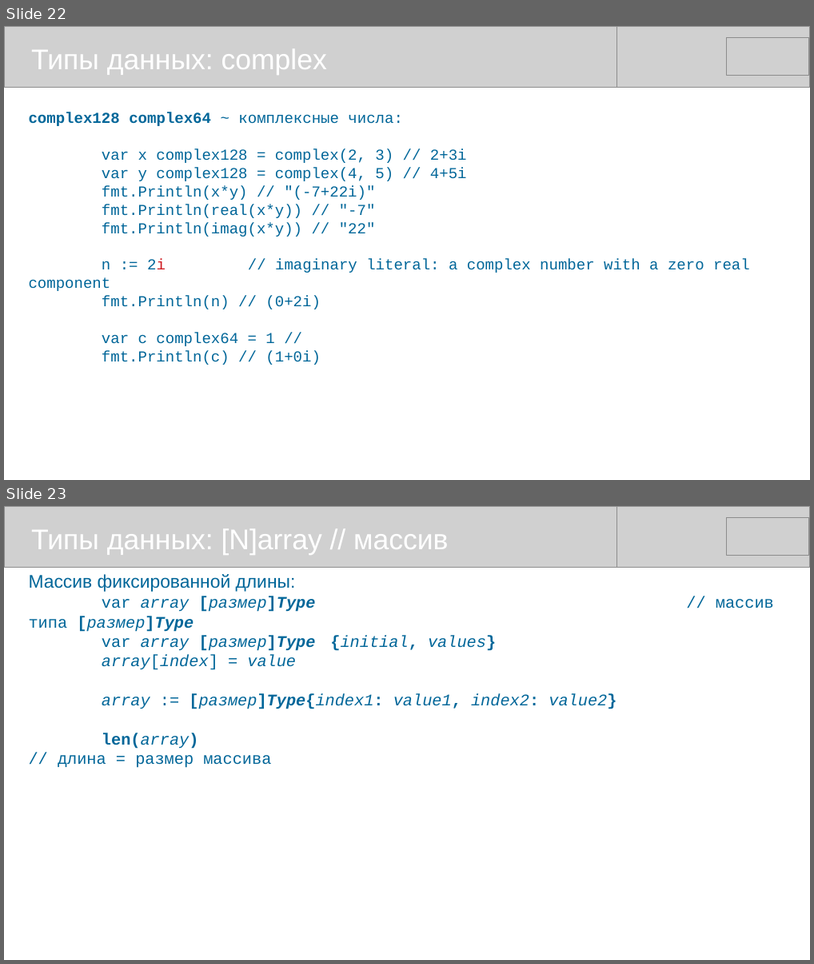
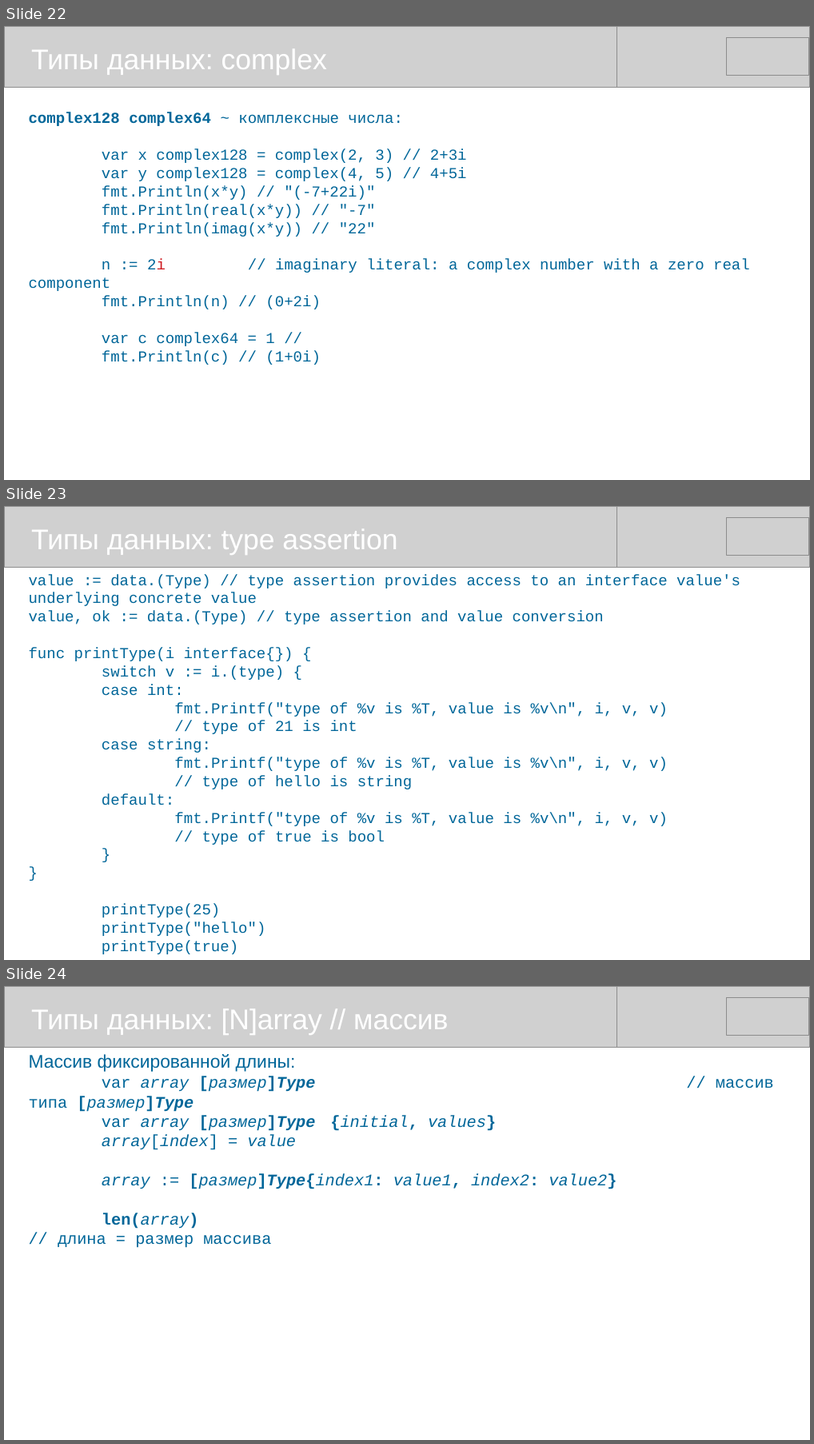
Before and after one commit to mike-shock/Go_language, a slide deck: tutorial/Go_Intro.odp. Shown one above the other, each under a label of ours: slides 22 and 23 before the commit, slides 22, 23 and 24 after it. The pictures are 814x964 and 814x1444 pixels, drawn with LibreOffice and Linux fonts; fonts in the diff are those of the drawing; grey boxes stand for pictures. Boxes give left, top, right and bottom in pixels: in the first picture for what was removed or moved away, otherwise in the second. Text is boxed around its words. In the diff, an @@ line names an element or a change of style, - is before the commit and + after.

```diff
--- a/tutorial/Go_Intro.odp
+++ b/tutorial/Go_Intro.odp
@@ slide 23 added at [4, 506, 810, 960], background #FFFFFF @@
@@ picture added at [4, 506, 618, 567] @@
@@ text added at [31, 529, 398, 555], 28 pt, text #FFFFFF @@
+Типы данных: type assertion
@@ picture added at [197, 506, 810, 567] @@
@@ picture added at [727, 518, 810, 556] @@
@@ text added at [29, 574, 741, 954], 15 pt, text #006699 @@
+value := data.(Type) // type assertion provides access to an interface value's underlying concrete value
+value, ok := data.(Type) // type assertion and value conversion
+func printType(i interface{}) {
+switch v := i.(type) {
+case int:
+fmt.Printf("type of %v is %T, value is %v\n", i, v, v)
+// type of 21 is int
+case string:
+fmt.Printf("type of %v is %T, value is %v\n", i, v, v)
+// type of hello is string
+default:
+fmt.Printf("type of %v is %T, value is %v\n", i, v, v)
+// type of true is bool
+}
+}
+printType(25)
+printType("hello")
+printType(true)
@@ what was slide 23 is now slide 24 @@
```
Also in this commit, not shown: 5 other files.
